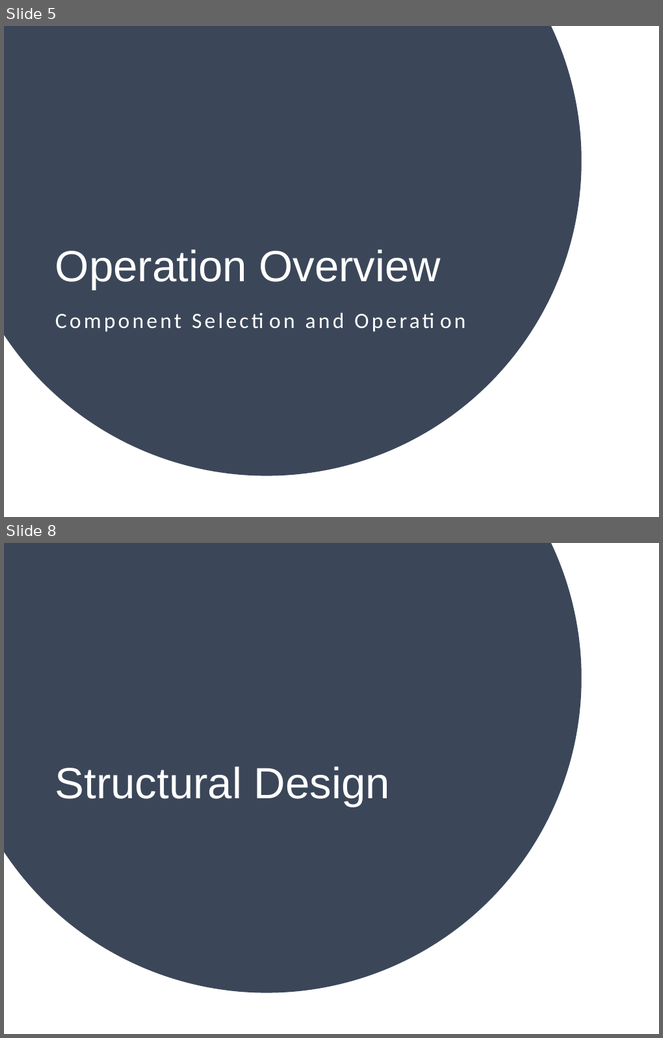
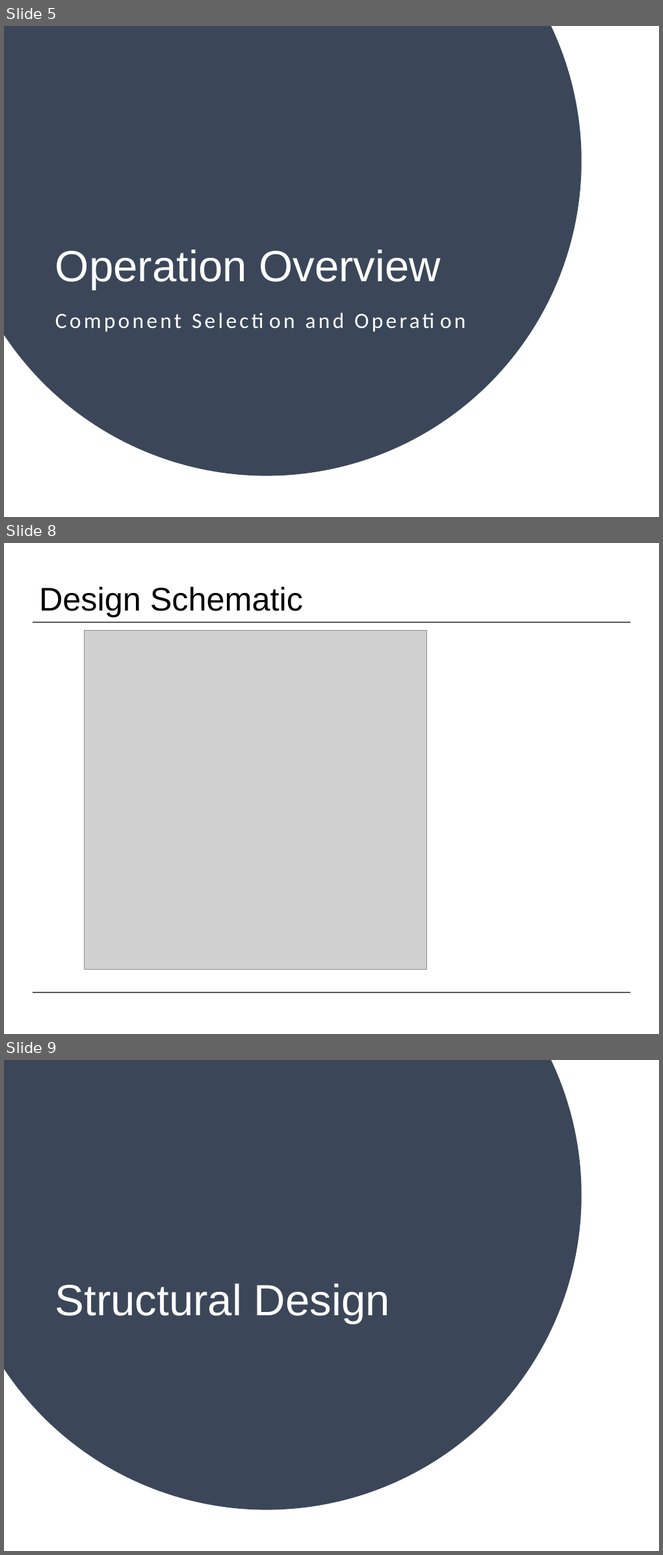
Before and after one commit to NikitaSardesai/AERO3760-Space-Engineering-2, a slide deck: Presentation/SnapSat PDR Presentation.pptx. Shown one above the other, each under a label of ours: slides 5 and 8 before the commit, slides 5, 8 and 9 after it; the slides between them are not shown. The pictures are 663x1038 and 663x1555 pixels, drawn with LibreOffice and Linux fonts; fonts in the diff are those of the drawing; grey boxes stand for pictures; background and template pictures are left out. Boxes give left, top, right and bottom in pixels: in the first picture for what was removed or moved away, otherwise in the second. Text is boxed around its words. In the diff, an @@ line names an element or a change of style, - is before the commit and + after.

```diff
--- a/Presentation/SnapSat PDR Presentation.pptx
+++ b/Presentation/SnapSat PDR Presentation.pptx
@@ slide 8 added at (4, 543, 659, 1034), background #FFFFFF @@
@@ title added at (39, 587, 303, 617), 36 pt, text #000000 @@
+Design Schematic
@@ line added from (33, 622) to (631, 622), #595959 1.5 pt @@
@@ picture added at (85, 630, 427, 969) @@
@@ line added from (33, 992) to (631, 992), #595959 1.5 pt @@
@@ what was slide 8 is now slide 9 @@
```
Also in this commit, not shown: 2 slides changed, 3 other slides added, 1 slide removed, 7 other files.
